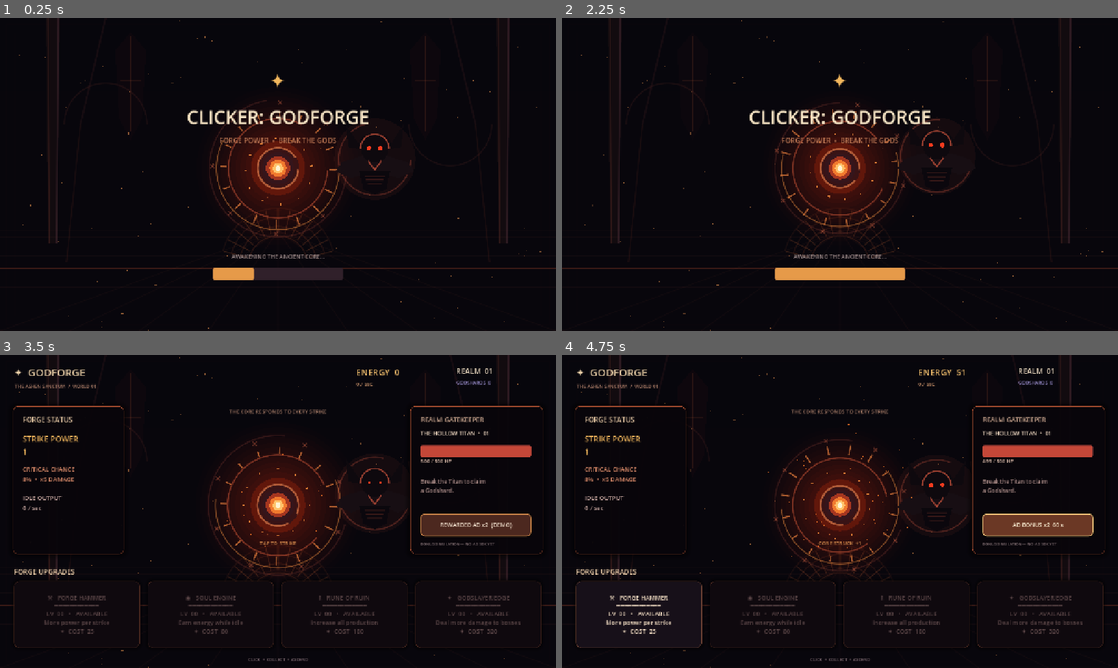
Above: before the commit, frames 1-4 (two rows, left to right).
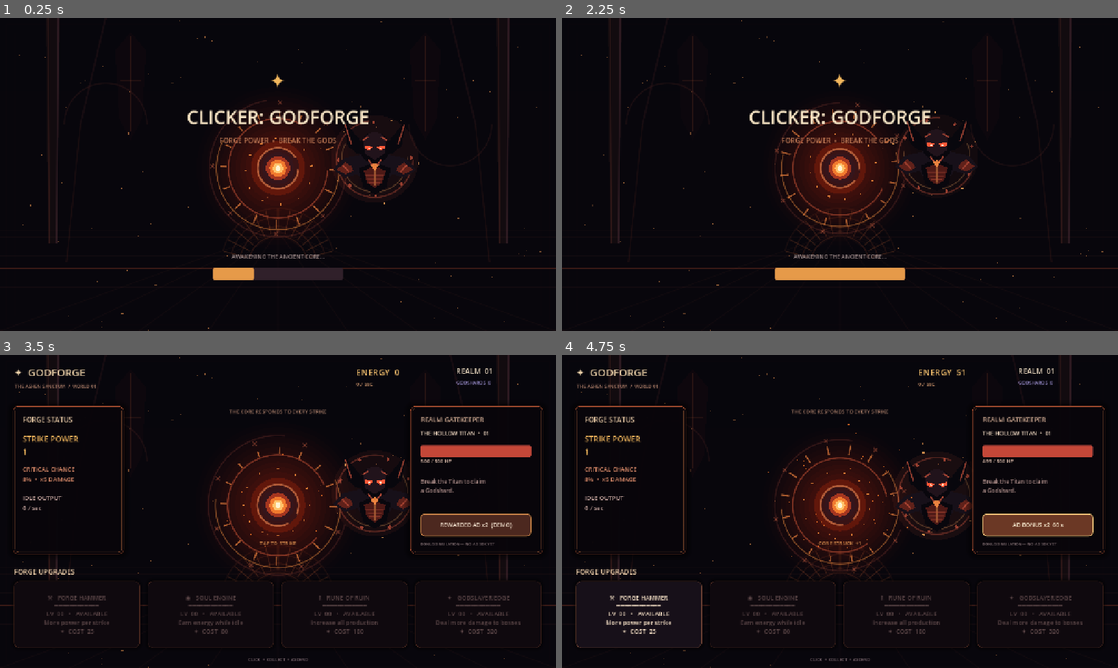
Above: after the commit, the same moments.

Repository: filesgloom-png/CLICKER-GODFORGE-
Game: Godot game, scene res://scenes/main.tscn
Same seed, same stepped clock (60 frames per second), same inputs: the game is played once before the commit and once after it.
Inputs (mouse positions are in pixels of both pictures, inside the frame that each line leads up to):
- Up to frame 1 (0.25 s): no input
- Up to frame 2 (2.25 s): no input
- Up to frame 3 (3.5 s): click "BEGIN ASCENSION" at 2.75 s
- Up to frame 4 (4.75 s): click (840, 495) at 3.5 s; click "REWARDED AD x2 (DEMO)" at 4.25 s

The runs differ from the first frame. In frame 1, 0.8% of the frame differs, in the area x 60-76%, y 32-60%; in frame 2, 0.8%; in frame 3, 1.0%; in frame 4, 1.0%, in the area x 2-98%, y 17-64%.

Commit message:
Polish gatekeeper portrait and forged HUD panels

Diff:
--- a/scripts/game.gd
+++ b/scripts/game.gd
@@ -195,44 +195,99 @@
 
 func _draw_boss_portrait(center: Vector2, stage: int) -> void:
 	var bob: float = sin(pulse * 1.35 + float(stage)) * 4.0
-	var c: Color = Color("#b64b37")
+	var c: Color
+	var eye_color := Color("#ff5938")
 	match posmod(stage - 1, 4):
 		0:
 			c = Color("#b64b37")
+			eye_color = Color("#ff5938")
 		1:
 			c = Color("#a6aebc")
+			eye_color = Color("#bceaff")
 		2:
 			c = Color("#9a6ad0")
+			eye_color = Color("#e7a8ff")
 		3:
 			c = Color("#d19b4d")
+			eye_color = Color("#ffe19a")
 	center.y += bob
-	draw_circle(center, 92.0 + sin(pulse * 1.8) * 4.0, Color(c.r, c.g, c.b, 0.075))
-	draw_arc(center, 83.0, pulse * 0.12, pulse * 0.12 + TAU * 0.72, 64, Color(c.r, c.g, c.b, 0.35), 2.0, true)
-	# Crown horns, shoulders and an armored torso form a readable monster silhouette.
-	var horns := PackedVector2Array([
-		center + Vector2(-38, -37), center + Vector2(-66, -79), center + Vector2(-61, -27),
-		center + Vector2(-29, -22), center + Vector2(29, -22), center + Vector2(61, -27),
-		center + Vector2(66, -79), center + Vector2(38, -37), center + Vector2(28, -54),
-		center + Vector2(-28, -54)
-	])
-	draw_colored_polygon(horns, Color(0.055, 0.035, 0.055, 0.96))
-	var shoulders := PackedVector2Array([
-		center + Vector2(-23, -9), center + Vector2(-76, 8), center + Vector2(-91, 28),
-		center + Vector2(-54, 44), center + Vector2(-34, 37), center + Vector2(34, 37),
-		center + Vector2(54, 44), center + Vector2(91, 28), center + Vector2(76, 8),
-		center + Vector2(23, -9)
-	])
-	draw_colored_polygon(shoulders, Color(0.09, 0.055, 0.075, 0.98))
-	draw_colored_polygon(PackedVector2Array([center + Vector2(-35, 28), center + Vector2(-27, 69), center + Vector2(0, 82), center + Vector2(27, 69), center + Vector2(35, 28)]), Color(0.045, 0.03, 0.05, 0.98))
-	draw_circle(center + Vector2(0, -24), 32.0, Color(0.055, 0.035, 0.055, 0.98))
-	draw_arc(center + Vector2(0, -24), 33.0, PI, TAU, 36, Color(c.r, c.g, c.b, 0.8), 2.0, true)
-	draw_circle(center + Vector2(-13, -25), 4.2 + sin(pulse * 3.0) * 1.2, Color(1.0, 0.24, 0.12, 0.95))
-	draw_circle(center + Vector2(13, -25), 4.2 + sin(pulse * 3.0 + 1.0) * 1.2, Color(1.0, 0.24, 0.12, 0.95))
-	draw_line(center + Vector2(-15, 5), center + Vector2(0, 25), Color(c.r, c.g, c.b, 0.8), 2.0, true)
-	draw_line(center + Vector2(15, 5), center + Vector2(0, 25), Color(c.r, c.g, c.b, 0.8), 2.0, true)
+	var aura: float = 0.08 + 0.025 * sin(pulse * 1.8)
+	# A layered, stage-tinted halo separates the gatekeeper from the cathedral.
+	draw_circle(center, 99.0 + sin(pulse * 1.8) * 4.0, Color(c.r, c.g, c.b, aura))
+	draw_arc(center, 88.0, pulse * 0.12, pulse * 0.12 + TAU * 0.72, 72, Color(c.r, c.g, c.b, 0.42), 2.0, true)
+	draw_arc(center, 76.0, -pulse * 0.17, -pulse * 0.17 + TAU * 0.58, 64, Color(0.92, 0.63, 0.35, 0.28), 1.3, true)
+	for i in range(8):
+		var a: float = TAU * float(i) / 8.0 - pulse * 0.12
+		var p: Vector2 = center + Vector2(cos(a), sin(a)) * 84.0
+		draw_colored_polygon(PackedVector2Array([p + Vector2(0, -5), p + Vector2(4, 0), p + Vector2(0, 5), p + Vector2(-4, 0)]), Color(c.r, c.g, c.b, 0.8))
+	# Back horns and crown silhouette.
+	draw_colored_polygon(PackedVector2Array([
+		center + Vector2(-31, -40), center + Vector2(-73, -91), center + Vector2(-62, -30),
+		center + Vector2(-42, -13), center + Vector2(42, -13), center + Vector2(62, -30),
+		center + Vector2(73, -91), center + Vector2(31, -40), center + Vector2(18, -58),
+		center + Vector2(-18, -58)
+	]), Color("#08070d"))
+	draw_line(center + Vector2(-68, -78), center + Vector2(-54, -35), Color(c.r, c.g, c.b, 0.78), 2.0, true)
+	draw_line(center + Vector2(68, -78), center + Vector2(54, -35), Color(c.r, c.g, c.b, 0.78), 2.0, true)
+	# Broad pauldrons, engraved plates and a tapered breastplate.
+	draw_colored_polygon(PackedVector2Array([
+		center + Vector2(-24, -12), center + Vector2(-74, 0), center + Vector2(-96, 25),
+		center + Vector2(-68, 43), center + Vector2(-40, 34), center + Vector2(-30, 48),
+		center + Vector2(30, 48), center + Vector2(40, 34), center + Vector2(68, 43),
+		center + Vector2(96, 25), center + Vector2(74, 0), center + Vector2(24, -12)
+	]), Color("#171019"))
+	draw_colored_polygon(PackedVector2Array([
+		center + Vector2(-68, 8), center + Vector2(-88, 25), center + Vector2(-66, 36),
+		center + Vector2(-49, 27), center + Vector2(-55, 16)
+	]), Color(c.r * 0.55, c.g * 0.45, c.b * 0.48, 0.95))
+	draw_colored_polygon(PackedVector2Array([
+		center + Vector2(68, 8), center + Vector2(88, 25), center + Vector2(66, 36),
+		center + Vector2(49, 27), center + Vector2(55, 16)
+	]), Color(c.r * 0.55, c.g * 0.45, c.b * 0.48, 0.95))
+	draw_line(center + Vector2(-74, 14), center + Vector2(-60, 29), Color(c.r, c.g, c.b, 0.8), 2.0, true)
+	draw_line(center + Vector2(74, 14), center + Vector2(60, 29), Color(c.r, c.g, c.b, 0.8), 2.0, true)
+	draw_colored_polygon(PackedVector2Array([
+		center + Vector2(-37, 22), center + Vector2(-27, 65), center + Vector2(0, 82),
+		center + Vector2(27, 65), center + Vector2(37, 22), center + Vector2(0, 7)
+	]), Color("#09070d"))
+	draw_colored_polygon(PackedVector2Array([
+		center + Vector2(-25, 27), center + Vector2(0, 17), center + Vector2(25, 27),
+		center + Vector2(18, 54), center + Vector2(0, 67), center + Vector2(-18, 54)
+	]), Color(c.r * 0.44, c.g * 0.35, c.b * 0.42, 0.95))
+	draw_line(center + Vector2(0, 22), center + Vector2(0, 61), Color(1.0, 0.65, 0.32, 0.7), 1.5, true)
 	for i in range(3):
-		var rib_y: float = 39.0 + float(i) * 9.0
-		draw_line(center + Vector2(-22 + float(i) * 3.0, rib_y), center + Vector2(22 - float(i) * 3.0, rib_y), Color(c.r, c.g, c.b, 0.25), 1.5, true)
+		var rib_y: float = 38.0 + float(i) * 8.0
+		draw_line(center + Vector2(-19 + float(i) * 3.0, rib_y), center + Vector2(19 - float(i) * 3.0, rib_y), Color(c.r, c.g, c.b, 0.48), 1.5, true)
+	# Face, brow ridge and a narrow glowing visor make the portrait readable at phone scale.
+	draw_circle(center + Vector2(0, -25), 35.0, Color("#09070d"))
+	draw_colored_polygon(PackedVector2Array([
+		center + Vector2(-26, -43), center + Vector2(-17, -57), center + Vector2(0, -62),
+		center + Vector2(17, -57), center + Vector2(26, -43), center + Vector2(23, -13),
+		center + Vector2(0, 3), center + Vector2(-23, -13)
+	]), Color("#21131b"))
+	draw_line(center + Vector2(-28, -43), center + Vector2(-15, -51), Color(c.r, c.g, c.b, 0.9), 2.0, true)
+	draw_line(center + Vector2(28, -43), center + Vector2(15, -51), Color(c.r, c.g, c.b, 0.9), 2.0, true)
+	draw_colored_polygon(PackedVector2Array([
+		center + Vector2(-23, -32), center + Vector2(-4, -28), center + Vector2(-11, -20),
+		center + Vector2(-23, -23)
+	]), eye_color)
+	draw_colored_polygon(PackedVector2Array([
+		center + Vector2(23, -32), center + Vector2(4, -28), center + Vector2(11, -20),
+		center + Vector2(23, -23)
+	]), eye_color)
+	draw_circle(center + Vector2(-13, -25), 2.0, Color("#fff4d2"))
+	draw_circle(center + Vector2(13, -25), 2.0, Color("#fff4d2"))
+	draw_line(center + Vector2(-15, 2), center + Vector2(0, 20), Color(c.r, c.g, c.b, 0.95), 2.0, true)
+	draw_line(center + Vector2(15, 2), center + Vector2(0, 20), Color(c.r, c.g, c.b, 0.95), 2.0, true)
+	draw_colored_polygon(PackedVector2Array([
+		center + Vector2(-9, 14), center + Vector2(0, 9), center + Vector2(9, 14),
+		center + Vector2(0, 28)
+	]), Color(0.98, 0.55, 0.26, 0.88))
+	# Fine sparks orbit the portrait in the same palette as the active realm.
+	for i in range(5):
+		var a: float = pulse * 0.4 + TAU * float(i) / 5.0
+		var spark: Vector2 = center + Vector2(cos(a), sin(a)) * (99.0 + 5.0 * sin(pulse * 2.0 + a))
+		draw_circle(spark, 1.5 + 0.6 * absf(sin(pulse * 2.0 + a)), Color(1.0, 0.68, 0.36, 0.78))
 
 func _boss_name(stage: int) -> String:
 	return BOSS_NAMES[posmod(stage - 1, BOSS_NAMES.size())]
@@ -488,13 +543,33 @@
 	panel.position = pos
 	panel.size = size
 	var style := StyleBoxFlat.new()
-	style.bg_color = Color(0.035, 0.022, 0.042, 0.91)
+	style.bg_color = Color(0.035, 0.022, 0.042, 0.94)
 	style.border_color = Color(0.62, 0.29, 0.18, 0.92)
 	style.set_border_width_all(1)
 	style.set_corner_radius_all(10)
-	style.shadow_color = Color(0, 0, 0, 0.55)
-	style.shadow_size = 14
+	style.shadow_color = Color(0, 0, 0, 0.58)
+	style.shadow_size = 16
+	style.content_margin_left = 10
+	style.content_margin_right = 10
+	style.content_margin_top = 8
+	style.content_margin_bottom = 8
 	panel.add_theme_stylebox_override("panel", style)
+	# A restrained inner keyline and a warm top edge make each HUD slab feel forged.
+	var inner := Panel.new()
+	inner.position = Vector2(4, 4)
+	inner.size = size - Vector2(8, 8)
+	var inner_style := StyleBoxFlat.new()
+	inner_style.bg_color = Color(0, 0, 0, 0)
+	inner_style.border_color = Color(0.82, 0.48, 0.27, 0.18)
+	inner_style.set_border_width_all(1)
+	inner_style.set_corner_radius_all(7)
+	inner.add_theme_stylebox_override("panel", inner_style)
+	panel.add_child(inner)
+	var top_edge := ColorRect.new()
+	top_edge.position = Vector2(14, 1)
+	top_edge.size = Vector2(size.x - 28, 1)
+	top_edge.color = Color(0.94, 0.57, 0.31, 0.48)
+	panel.add_child(top_edge)
 	add_child(panel)
 	return panel
 
